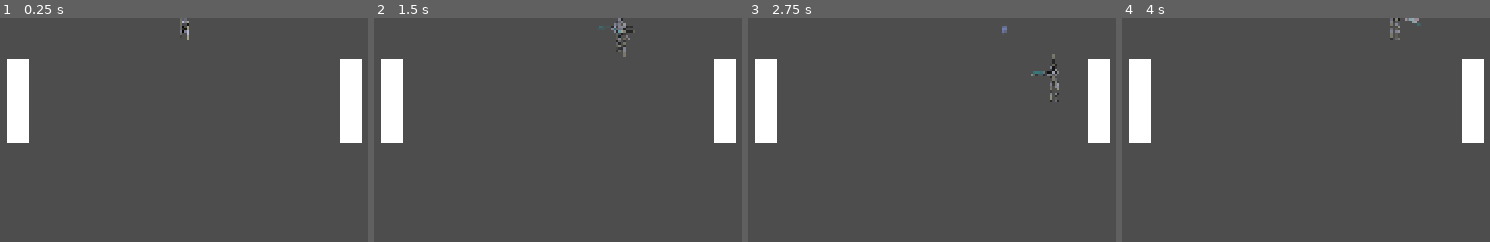
Above: before the commit, frames 1-4 (left to right).
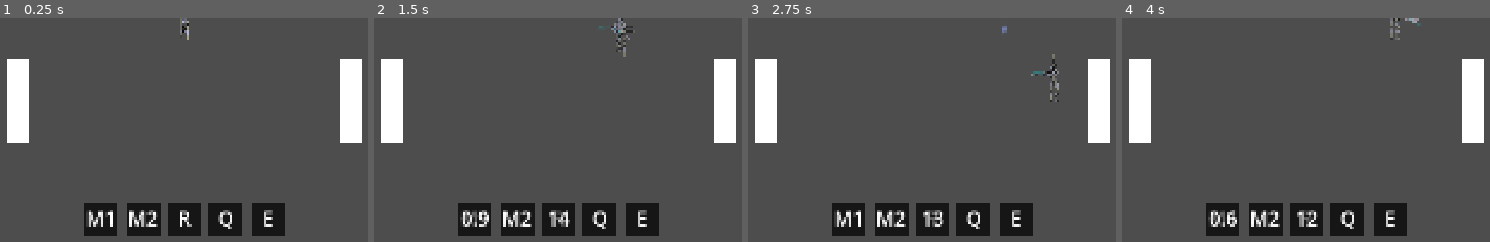
Above: after the commit, the same moments.

Repository: Thechi2000/ogj-2025
Game: Godot game, scene res://nodes/levels/level1/level1.tscn
Two runs of this game, one before a commit and one after it. Both use one fixed random seed, a clock stepped at 60 frames per second and the inputs below. The engine's default icon, where the game draws it, is replaced by a stand-in: a white triangle on a blue panel in a dark square.
Inputs (mouse positions are % of the whole screen's width and height, from its top left):
- Up to frame 1 (0.25 s): no input
- Up to frame 2 (1.5 s): move the mouse to (78, 45) at 0.52 s; hold D (move_right) 0.53-1.28 s; tap R (use_body_module) at 0.6 s; move the mouse to (32, 55) at 1.27 s; hold S (move_down) from 1.28 s (still down); click (32, 55) at 1.35 s
- Up to frame 3 (2.75 s): move the mouse to (65, 28) at 2.02 s; release S (move_down) at 2.03 s; hold D (move_right) from 2.03 s (still down); right-click (65, 28) at 2.1 s
- Up to frame 4 (4 s): move the mouse to (49, 70) at 2.77 s; release D (move_right) at 2.78 s; hold W (move_up) 2.78-3.53 s; tap R (use_body_module) at 2.85 s; move the mouse to (87, 65) at 3.52 s; hold A (move_left) from 3.53 s (still down); click (87, 65) at 3.6 s
The pictures show only the part of the screen within x 29-79%, y 50-100%; the shares and areas given below are measured in that part.

The runs differ from the first frame. In frame 1, 6.4% of the frame differs, in the area x 22-78%, y 82-98%; in frame 2, 6.3%; in frame 3, 6.3%; in frame 4, 6.3%.

Commit message:
feat: add ability cooldown indicator

Diff:
--- a/nodes/enemies/base_enemy.tscn
+++ b/nodes/enemies/base_enemy.tscn
@@ -26,5 +26,3 @@
 debug_enabled = true
 
 [node name="ProjectileGun" parent="." instance=ExtResource("3_mdrqj")]
-collision_layer = 4
-collision_mask = 16
--- a/nodes/enemies/weapons/projectile_gun.tscn
+++ b/nodes/enemies/weapons/projectile_gun.tscn
@@ -4,6 +4,8 @@
 
 [node name="ProjectileGun" type="Node2D"]
 script = ExtResource("1_70rlw")
+collision_layer = 4
+collision_mask = 17
 
 [node name="RayCast2D" type="RayCast2D" parent="."]
 collision_mask = 9
--- a/nodes/hud/HUD.tscn
+++ b/nodes/hud/HUD.tscn
@@ -1,6 +1,7 @@
-[gd_scene load_steps=4 format=3 uid="uid://cflojjvvf07hu"]
+[gd_scene load_steps=5 format=3 uid="uid://cflojjvvf07hu"]
 
 [ext_resource type="Script" uid="uid://duy0vwlgrnudf" path="res://nodes/hud/hud.gd" id="1_k5de2"]
+[ext_resource type="PackedScene" uid="uid://drndbrfk6bjmy" path="res://nodes/hud/ability_indicator/ability_indicator.tscn" id="2_kf222"]
 
 [sub_resource type="StyleBoxFlat" id="StyleBoxFlat_5xyro"]
 bg_color = Color(0.180005, 0.180005, 0.180005, 1)
@@ -35,3 +36,73 @@
 theme_override_styles/fill = SubResource("StyleBoxFlat_k5de2")
 value = 100.0
 show_percentage = false
+
+[node name="LeftArm" parent="." instance=ExtResource("2_kf222")]
+anchors_preset = 7
+anchor_left = 0.5
+anchor_top = 1.0
+anchor_right = 0.5
+anchor_bottom = 1.0
+offset_left = -240.0
+offset_top = -100.0
+offset_right = -160.0
+offset_bottom = -20.0
+grow_horizontal = 2
+grow_vertical = 0
+KEYBIND = "M1"
+
+[node name="RightArm" parent="." instance=ExtResource("2_kf222")]
+anchors_preset = 7
+anchor_left = 0.5
+anchor_top = 1.0
+anchor_right = 0.5
+anchor_bottom = 1.0
+offset_left = -140.0
+offset_top = -100.0
+offset_right = -60.0
+offset_bottom = -20.0
+grow_horizontal = 2
+grow_vertical = 0
+KEYBIND = "M2"
+
+[node name="Body" parent="." instance=ExtResource("2_kf222")]
+anchors_preset = 7
+anchor_left = 0.5
+anchor_top = 1.0
+anchor_right = 0.5
+anchor_bottom = 1.0
+offset_left = -40.0
+offset_top = -100.0
+offset_right = 40.0
+offset_bottom = -20.0
+grow_horizontal = 2
+grow_vertical = 0
+KEYBIND = "R"
+
+[node name="LeftLeg" parent="." instance=ExtResource("2_kf222")]
+anchors_preset = 7
+anchor_left = 0.5
+anchor_top = 1.0
+anchor_right = 0.5
+anchor_bottom = 1.0
+offset_left = 60.0
+offset_top = -100.0
+offset_right = 140.0
+offset_bottom = -20.0
+grow_horizontal = 2
+grow_vertical = 0
+KEYBIND = "Q"
+
+[node name="RightLeg" parent="." instance=ExtResource("2_kf222")]
+anchors_preset = 7
+anchor_left = 0.5
+anchor_top = 1.0
+anchor_right = 0.5
+anchor_bottom = 1.0
+offset_left = 160.0
+offset_top = -100.0
+offset_right = 240.0
+offset_bottom = -20.0
+grow_horizontal = 2
+grow_vertical = 0
+KEYBIND = "E"
--- /dev/null
+++ b/nodes/hud/ability_indicator/ability_indicator.gd
@@ -0,0 +1,18 @@
+class_name AbilityIndicator
+extends ColorRect
+
+@export var KEYBIND: String
+
+func _ready():
+	mark_ready()
+	$Keybind.text = KEYBIND
+
+
+func update_timer(time: float):
+	$Keybind.add_theme_color_override("font_color", Color.DIM_GRAY)
+	$Cooldown.show()
+	$Cooldown.text = ("%.0f" if time >= 10 else "%.1f") % time
+
+func mark_ready():
+	$Keybind.add_theme_color_override("font_color", Color.WHITE)
+	$Cooldown.hide()
--- /dev/null
+++ b/nodes/hud/ability_indicator/ability_indicator.tscn
@@ -0,0 +1,32 @@
+[gd_scene load_steps=2 format=3 uid="uid://drndbrfk6bjmy"]
+
+[ext_resource type="Script" uid="uid://nwiq2xr5nkkn" path="res://nodes/hud/ability_indicator/ability_indicator.gd" id="1_iaaco"]
+
+[node name="ColorRect" type="ColorRect"]
+z_index = -2
+offset_right = 80.0
+offset_bottom = 80.0
+color = Color(0, 0, 0, 0.709804)
+script = ExtResource("1_iaaco")
+
+[node name="Cooldown" type="Label" parent="."]
+z_index = 2
+offset_top = 5.0
+offset_right = 81.0
+offset_bottom = 93.0
+theme_override_colors/font_color = Color(1, 1, 1, 1)
+theme_override_font_sizes/font_size = 48
+text = "15"
+horizontal_alignment = 1
+
+[node name="Keybind" type="Label" parent="."]
+z_index = 1
+layout_mode = 0
+offset_left = 1.0
+offset_top = 5.0
+offset_right = 80.0
+offset_bottom = 93.0
+theme_override_colors/font_color = Color(1, 1, 1, 1)
+theme_override_font_sizes/font_size = 48
+text = "R"
+horizontal_alignment = 1
--- a/nodes/hud/hud.gd
+++ b/nodes/hud/hud.gd
@@ -6,3 +6,19 @@
 
 func set_current_health(health):
 	$ProgressBar.value = health
+
+
+func _get_module_hud(module: Player.ModuleSlot) -> AbilityIndicator:
+	match module:
+		Player.ModuleSlot.LeftArm: return $LeftArm
+		Player.ModuleSlot.RightArm: return $RightArm
+		Player.ModuleSlot.LeftLeg: return $LeftLeg
+		Player.ModuleSlot.RightLeg: return $RightLeg
+		Player.ModuleSlot.Body: return $Body
+	return null
+
+func set_module_cooldown(module: Player.ModuleSlot, cooldown: float):
+	_get_module_hud(module).update_timer(cooldown)
+
+func set_module_ready(module: Player.ModuleSlot):
+	_get_module_hud(module).mark_ready()
--- a/nodes/modules/base_module.gd
+++ b/nodes/modules/base_module.gd
@@ -5,11 +5,13 @@
 @export var rightSprite : Node2D
 
 var player: Player
+var slot: Player.ModuleSlot
 var is_left_module: bool
 
-func bind(player: Player, is_left_module: bool):
-	self.is_left_module = is_left_module
+func bind(player: Player, slot: Player.ModuleSlot):
+	self.is_left_module = slot == Player.ModuleSlot.LeftArm or slot == Player.ModuleSlot.LeftLeg
 	self.player = player
+	self.slot = slot
 
 	if leftSprite:
 		leftSprite.visible = is_left_module
--- a/nodes/modules/cooldown_module.gd
+++ b/nodes/modules/cooldown_module.gd
@@ -2,6 +2,7 @@
 extends Module
 
 var _is_ready = true
+var timer: SceneTreeTimer
 
 func cooldown():
 	return 1.0
@@ -10,12 +11,19 @@
 	return _is_ready
 
 func _mark_ready():
+	timer = null
+	player.hud.set_module_ready(slot)
 	_is_ready = true
+
+func _process(delta: float) -> void:
+	if !_is_ready:
+		player.hud.set_module_cooldown(slot, timer.time_left)
 
 func use():
 	if _is_ready:
 		_is_ready = false
-		get_tree().create_timer(cooldown()).timeout.connect(_mark_ready)
+		timer = get_tree().create_timer(cooldown())
+		timer.timeout.connect(_mark_ready)
 		_use()
 
 func _use():
--- a/nodes/modules/warper/warper.gd
+++ b/nodes/modules/warper/warper.gd
@@ -1,10 +1,7 @@
 extends CooldownModule
-
-var player: Player
 
 func bind(p, slot):
 	super.bind(p, slot)
-	player = p
 
 func cooldown():
 	return 15
--- a/nodes/player/player.gd
+++ b/nodes/player/player.gd
@@ -48,7 +48,7 @@
 func add_module(slot: ModuleSlot, module: Module):
 	modules[slot] = module
 	module_positions[slot].add_child(module)
-	module.bind(self, slot == ModuleSlot.LeftArm or slot == ModuleSlot.LeftLeg)
+	module.bind(self, slot)
 
 func remove_module(slot: ModuleSlot):
 	if modules.has(slot):
Not shown, added: nodes/hud/ability_indicator/ability_indicator.gd.uid
